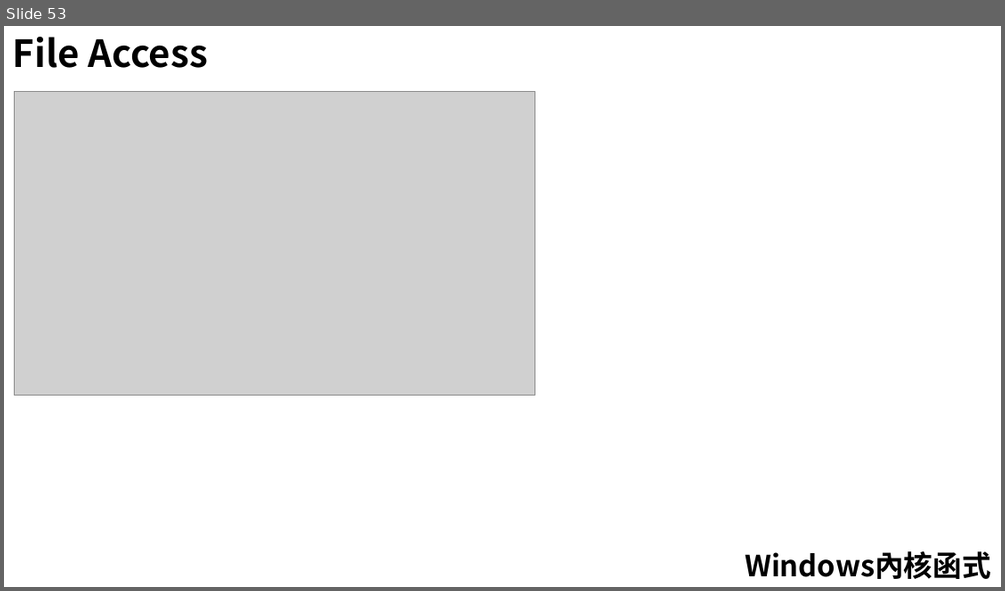
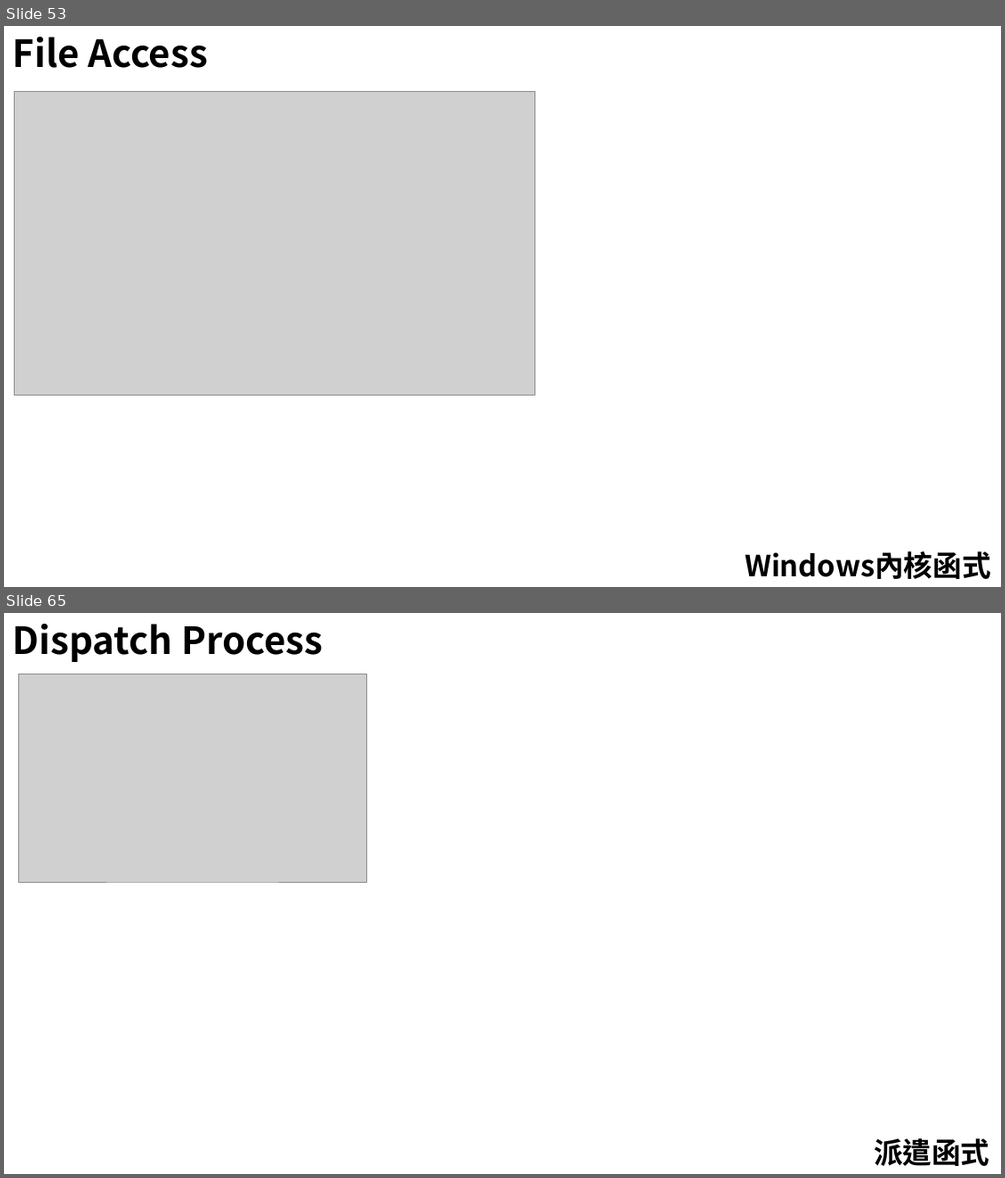
Before and after one commit to 1anhuang/Tutorial, a slide deck: WindowsDriver/Driver(Windows).pptx. Shown one above the other, each under a label of ours: slide 53 before the commit, slides 53 and 65 after it; the slides between them are not shown. The pictures are 1005x591 and 1005x1178 pixels, drawn with LibreOffice and Linux fonts; fonts in the diff are those of the drawing; grey boxes stand for pictures. Boxes give left, top, right and bottom in pixels: in the first picture for what was removed or moved away, otherwise in the second. Text is boxed around its words. In the diff, an @@ line names an element or a change of style, - is before the commit and + after.

```diff
--- a/WindowsDriver/Driver(Windows).pptx
+++ b/WindowsDriver/Driver(Windows).pptx
@@ slide 65 added at (4, 613, 1001, 1174), background #FFFFFF @@
@@ text added at (13, 624, 323, 662), 36 pt, text #000000, bold @@
+Dispatch Process
@@ picture added at (18, 674, 367, 882) @@
@@ text added at (874, 1138, 990, 1166), 28 pt, text #000000, bold @@
+派遣函式
```
Also in this commit, not shown: 1 slide changed, 24 other slides added.
